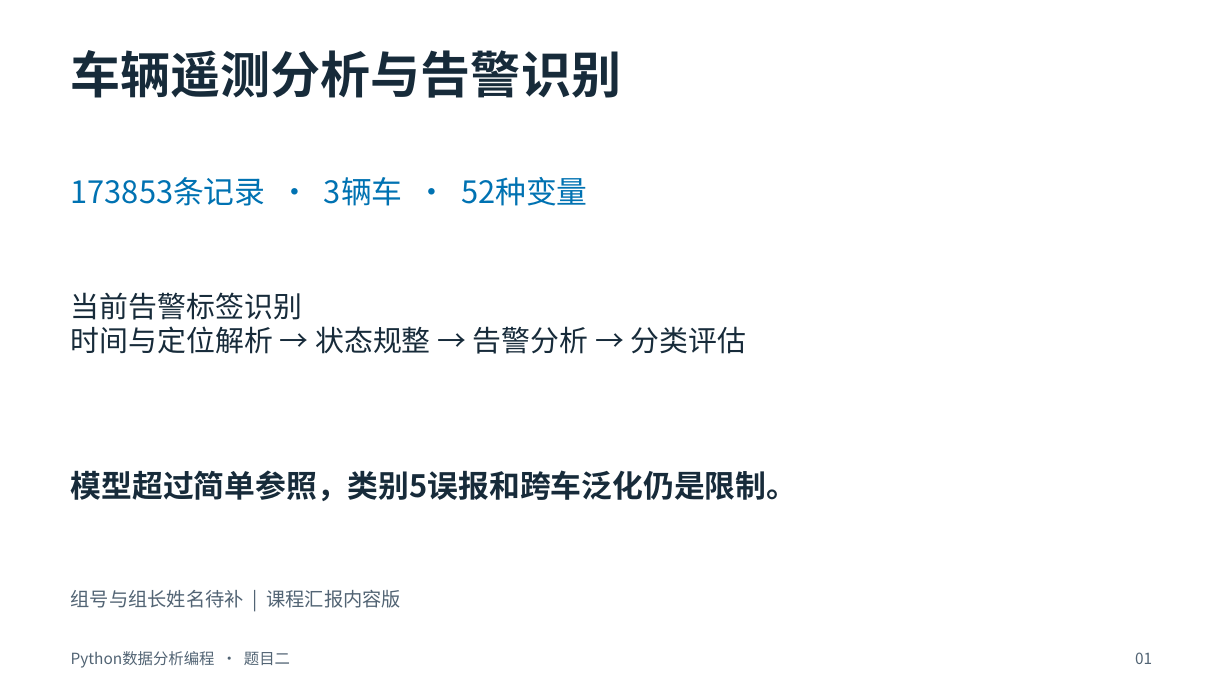
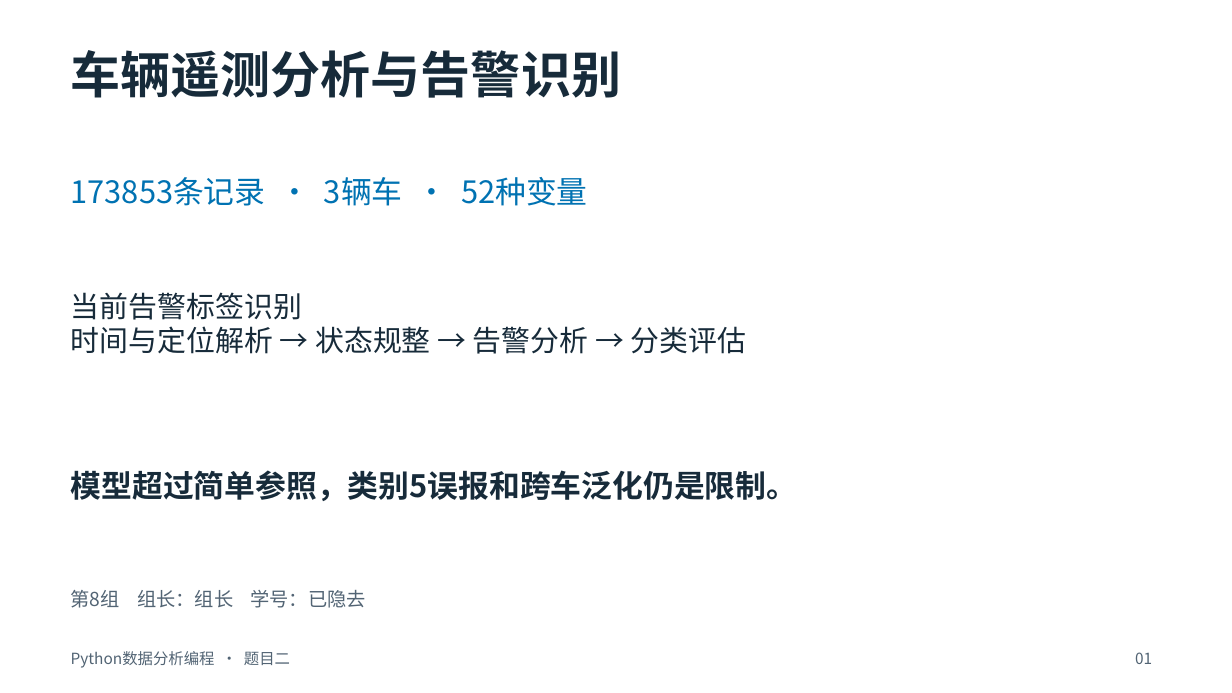
Before and after one commit to Wuyaze666/python_homework, a slide deck: slide 1 of 汇报/第8组汇报.pptx. Drawn at 1232x693 pixels with LibreOffice and Linux fonts; fonts in the diff are those of the drawing. Boxes give left, top, right and bottom in pixels: in the first picture for what was removed or moved away, otherwise in the second. Text is boxed around its words. In the diff, an @@ line names an element or a change of style, - is before the commit and + after.

Commit message:
docs: 补齐第8组组长身份信息并校验PPT
课程归档的脱敏版本。

```diff
--- a/汇报/第8组汇报.pptx
+++ b/汇报/第8组汇报.pptx
@@ text at [71, 590, 365, 608]: text changed @@
-组号与组长姓名待补 | 课程汇报内容版
+第8组 组长：组长 学号：已隐去
```
